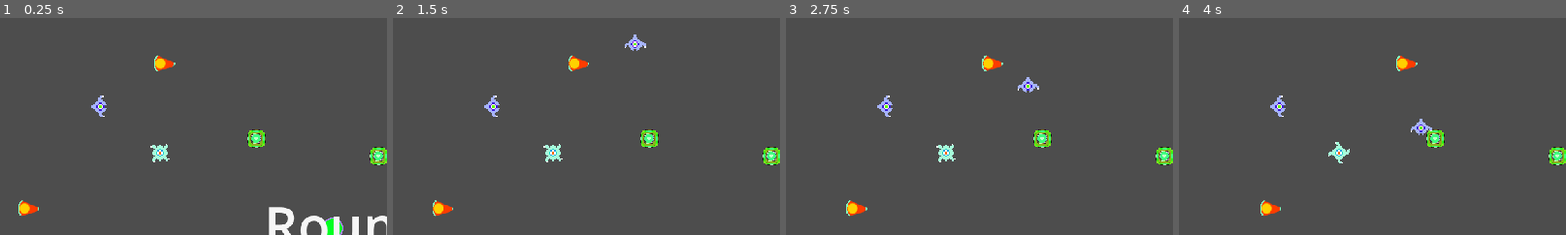
Above: before the commit, frames 1-4 (left to right).
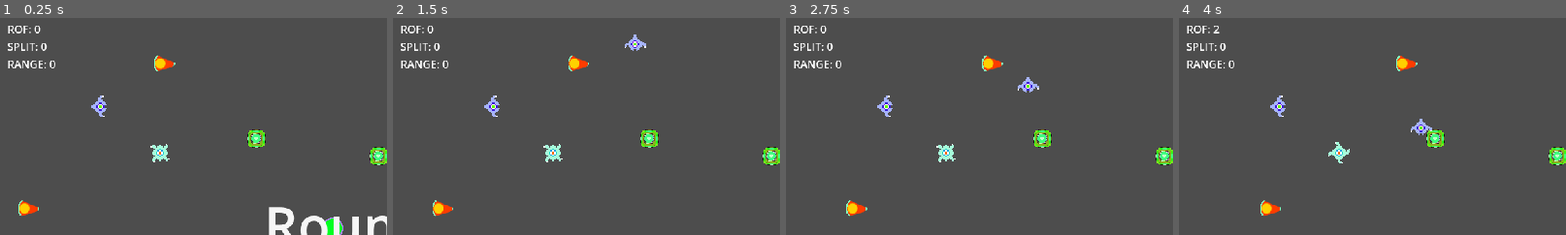
Above: after the commit, the same moments.

Repository: gamkedo-la/AttackStackCharlie
Game: Godot game, scene res://Levels/MainPlay.tscn
Two runs of this game, one before a commit and one after it. Both use one fixed random seed, a clock stepped at 60 frames per second and the inputs below. This scene is started directly instead of the project's main scene. Sound files missing from this copy of the repository are replaced by a short silence.
Inputs:
- Up to frame 1 (0.25 s): no input
- Up to frame 2 (1.5 s): hold D (move right) 0.53-1.28 s; hold Space (shoot) 0.53-1.28 s; hold S (move down) from 1.28 s (still down); tap Space (shoot) at 1.35 s
- Up to frame 3 (2.75 s): release S (move down) at 2.03 s; hold D (move right) from 2.03 s (still down); hold Space (shoot) from 2.03 s (still down)
- Up to frame 4 (4 s): release D (move right) at 2.78 s; release Space (shoot) at 2.78 s; hold W (move up) 2.78-3.53 s; tap Space (shoot) at 2.85 s; hold A (move left) from 3.53 s (still down); hold Space (shoot) from 3.53 s (still down)
The pictures show only the part of the screen within x 1-51%, y 2-51%; the shares and areas given below are measured in that part.

The runs differ from the first frame. In frame 1, 0.5% of the frame differs, in the area x 2-15%, y 3-24%; in frame 2, 0.5%; in frame 3, 0.5%; in frame 4, 0.5%.

Commit message:
quick hud visualization for player upgrade status

Diff:
--- a/Levels/MainPlay.tscn
+++ b/Levels/MainPlay.tscn
@@ -74,6 +74,15 @@
 process_mode = 1
 script = ExtResource("1_h7xv5")
 
+[node name="PlayerUpgradeStatus" type="Label" parent="."]
+offset_left = 24.0
+offset_top = 15.0
+offset_right = 168.0
+offset_bottom = 85.0
+text = "ROF: 0
+SPLIT: 0
+RANGE: 0"
+
 [node name="Player" parent="." instance=ExtResource("1_kdrlo")]
 position = Vector2(550, 534)
 
--- a/Player/player.gd
+++ b/Player/player.gd
@@ -3,6 +3,7 @@
 
 @export var shipSpritePath: NodePath
 @onready var shipSprite = get_node(shipSpritePath) as Node2D
+@onready var player_upgrade_status = $"../PlayerUpgradeStatus"
 signal player_moved(new_position)
 signal player_turned(new_facing)
 signal player_fired(ship)
@@ -74,6 +75,9 @@
 
 func upgradeShot(type):
 	shot_levels_dict[type] = min(MAX_LEVELS - 1, shot_levels_dict[type] + 1)
+	player_upgrade_status.text = "";
+	for key in shot_levels_dict:
+		player_upgrade_status.text += (key + ": " + str(shot_levels_dict[key]) + "\n");
 	# print(shot_levels_dict)
 
 
--- a/UI/MainMenu/main_menu.tscn
+++ b/UI/MainMenu/main_menu.tscn
@@ -4,6 +4,33 @@
 [ext_resource type="Script" path="res://UI/MainMenu/PlayGameBTN.gd" id="1_rummk"]
 [ext_resource type="Script" path="res://UI/MainMenu/ExitBTN.gd" id="3_voos7"]
 [ext_resource type="AudioStream" uid="uid://c4vuhqoft0m78" path="res://Raw Source Files/AUDIO/MUSIC/Mx_MainMenuTheme_Amin.wav" id="4_q28mw"]
+
+[sub_resource type="Animation" id="Animation_5p1r7"]
+length = 0.001
+tracks/0/type = "value"
+tracks/0/imported = false
+tracks/0/enabled = true
+tracks/0/path = NodePath("ColorRect2:visible")
+tracks/0/interp = 1
+tracks/0/loop_wrap = true
+tracks/0/keys = {
+"times": PackedFloat32Array(0),
+"transitions": PackedFloat32Array(1),
+"update": 1,
+"values": [true]
+}
+tracks/1/type = "value"
+tracks/1/imported = false
+tracks/1/enabled = true
+tracks/1/path = NodePath("ColorRect2/Label:modulate")
+tracks/1/interp = 1
+tracks/1/loop_wrap = true
+tracks/1/keys = {
+"times": PackedFloat32Array(0),
+"transitions": PackedFloat32Array(1),
+"update": 0,
+"values": [Color(1, 1, 1, 1)]
+}
 
 [sub_resource type="Animation" id="Animation_oy0rs"]
 resource_name = "intro_sequence"
@@ -31,33 +58,6 @@
 "transitions": PackedFloat32Array(1, 1),
 "update": 0,
 "values": [Color(1, 1, 1, 0), Color(1, 1, 1, 1)]
-}
-
-[sub_resource type="Animation" id="Animation_5p1r7"]
-length = 0.001
-tracks/0/type = "value"
-tracks/0/imported = false
-tracks/0/enabled = true
-tracks/0/path = NodePath("ColorRect2:visible")
-tracks/0/interp = 1
-tracks/0/loop_wrap = true
-tracks/0/keys = {
-"times": PackedFloat32Array(0),
-"transitions": PackedFloat32Array(1),
-"update": 1,
-"values": [true]
-}
-tracks/1/type = "value"
-tracks/1/imported = false
-tracks/1/enabled = true
-tracks/1/path = NodePath("ColorRect2/Label:modulate")
-tracks/1/interp = 1
-tracks/1/loop_wrap = true
-tracks/1/keys = {
-"times": PackedFloat32Array(0),
-"transitions": PackedFloat32Array(1),
-"update": 0,
-"values": [Color(1, 1, 1, 1)]
 }
 
 [sub_resource type="AnimationLibrary" id="AnimationLibrary_pqixo"]
